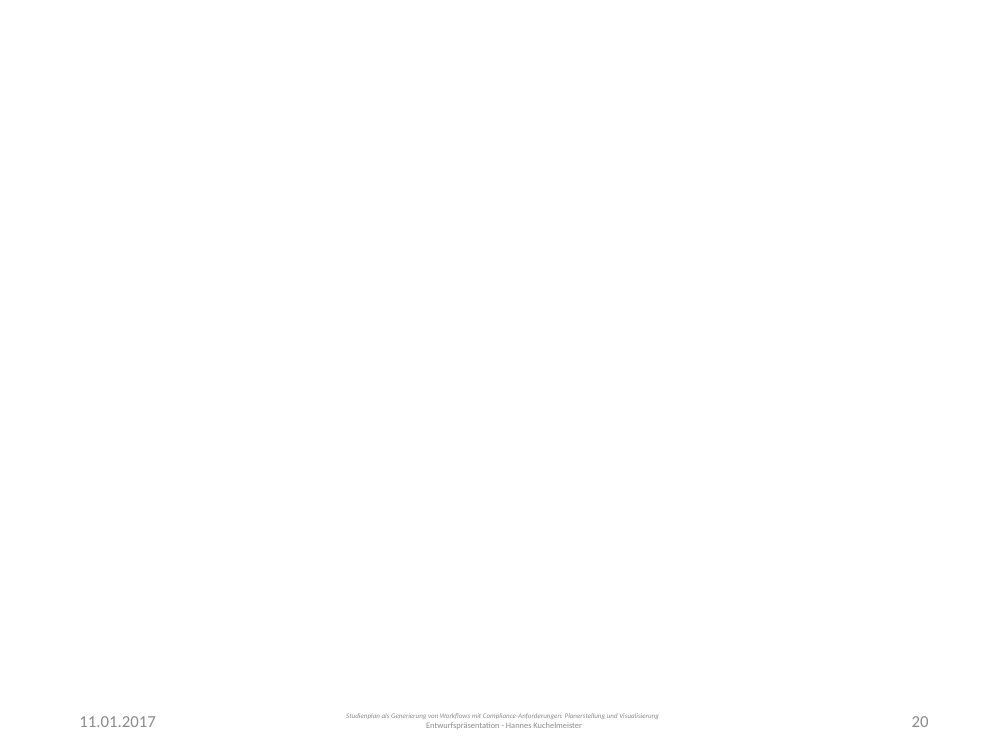
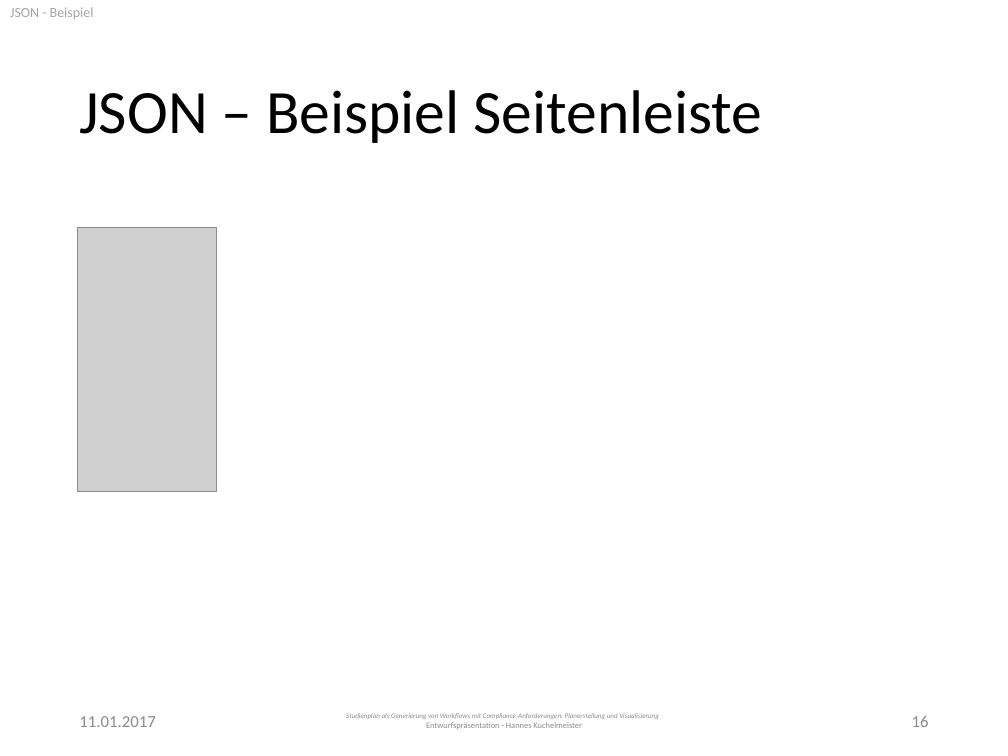
Before and after one commit to PSE-WS1617-IPD-Workflow/PSE_WS1617_IPD_Boehm_Studienplan, a slide deck: slide 16 of Entwurf/Presentation.pptx (slide 20 before the commit). Drawn at 1008x756 pixels with LibreOffice and Linux fonts; fonts in the diff are those of the drawing; grey boxes stand for pictures. Boxes give left, top, right and bottom in pixels: in the first picture for what was removed or moved away, otherwise in the second. Text is boxed around its words. In the diff, an @@ line names an element or a change of style, - is before the commit and + after.

```diff
--- a/Entwurf/Presentation.pptx
+++ b/Entwurf/Presentation.pptx
@@ text added at <box>10,7,94,19</box>, 10 pt, text #A6A6A6 @@
+JSON - Beispiel
@@ title added at <box>79,90,763,143</box>, 44 pt, text #000000 @@
+JSON – Beispiel Seitenleiste
@@ picture added at <box>78,227,216,492</box> @@
@@ page number at <box>912,716,929,727</box>: text changed @@
-20
+16
```
Also in this commit, not shown: 10 other slides changed.
